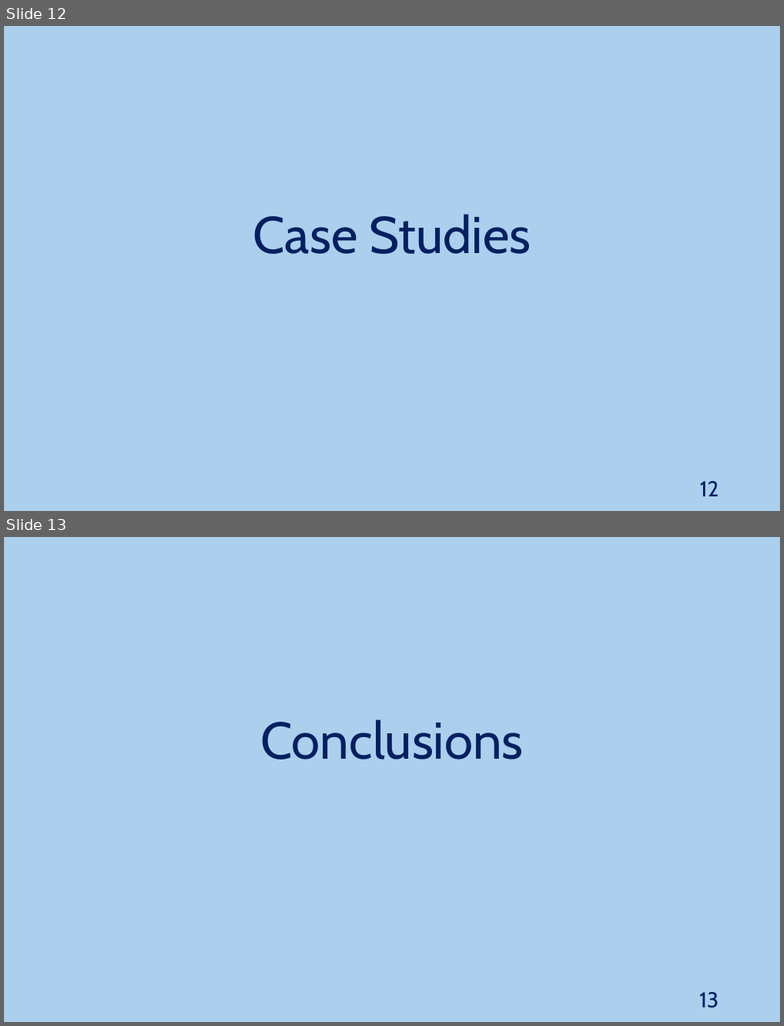
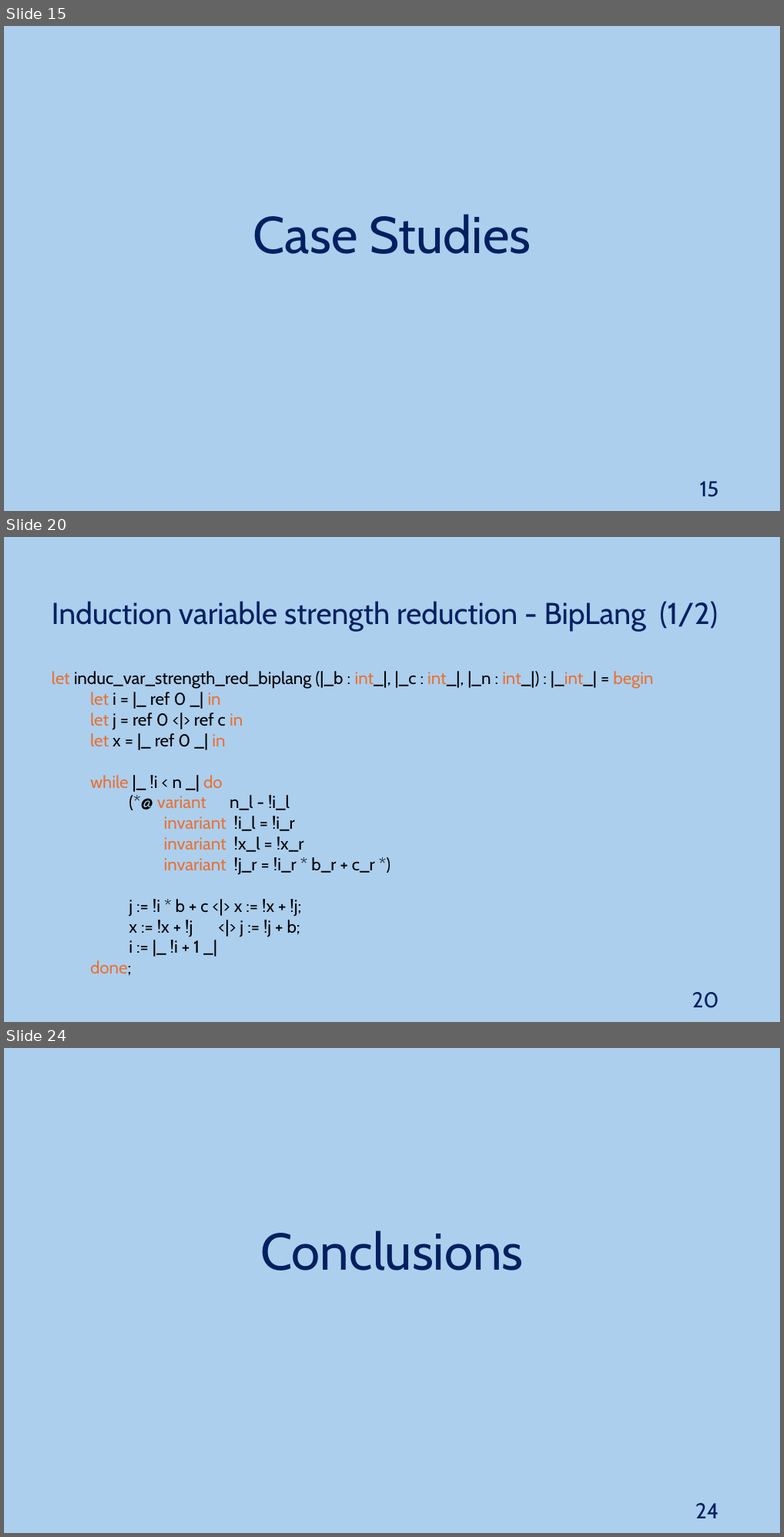
Before and after one commit to JoaoNini75/MasterThesis, a slide deck: tese/presentation/Ap Tese.pptx. Shown one above the other, each under a label of ours: slides 12 and 13 before the commit, slides 15, 20 and 24 after it; the slides between them are not shown. The pictures are 784x1026 and 784x1537 pixels, drawn with LibreOffice and Linux fonts; fonts in the diff are those of the drawing. Boxes give left, top, right and bottom in pixels: in the first picture for what was removed or moved away, otherwise in the second. Text is boxed around its words. In the diff, an @@ line names an element or a change of style, - is before the commit and + after.

```diff
--- a/tese/presentation/Ap Tese.pptx
+++ b/tese/presentation/Ap Tese.pptx
@@ slide 20 added at <box>4,537,780,1022</box>, background #ACCFEE @@
@@ text added at <box>52,601,719,631</box>, 28 pt, text #002060 @@
+Induction variable strength reduction - BipLang (1/2)
@@ text added at <box>52,671,653,976</box>, 16 pt, text #000000 @@
+let induc_var_strength_red_biplang (|_b : int_|, |_c : int_|, |_n : int_|) : |_int_| = begin
+let i = |_ ref 0 _| in
+let j = ref 0 <|> ref c in
+let x = |_ ref 0 _| in
+while |_ !i < n _| do
+(*@ variant n_l - !i_l
+invariant !i_l = !i_r
+invariant !x_l = !x_r
+invariant !j_r = !i_r * b_r + c_r *)
+  j := !i * b + c <|> x := !x + !j;
+    x := !x + !j <|> j := !j + b;
+    i := |_ !i + 1 _|
+  done;
@@ page number added at <box>692,992,719,1008</box>, 20 pt, text #002060 @@
+20
@@ what was slide 12 is now slide 15 @@
@@ page number at <box>700,481,719,497</box>: text changed @@
-12
+15
@@ what was slide 13 is now slide 24 @@
@@ page number at <box>695,1503,719,1518</box>: text changed @@
-13
+24
```
Also in this commit, not shown: 1 slide changed, 11 other slides added, 1 slide removed.
